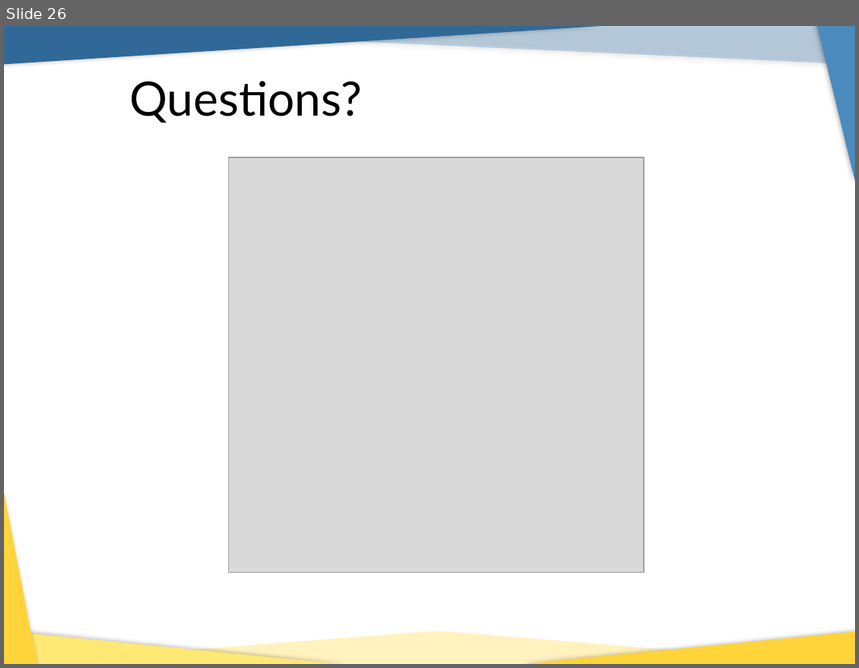
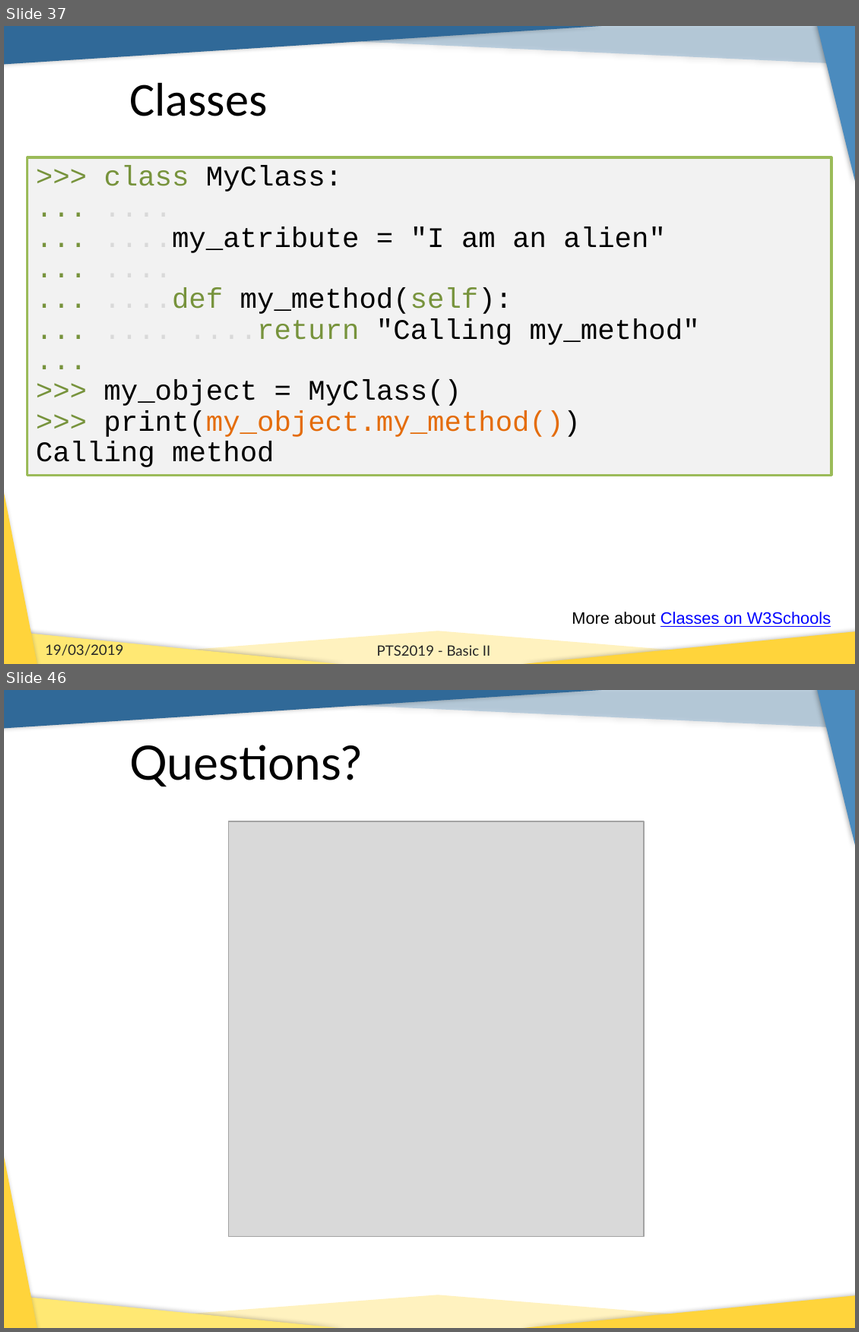
Before and after one commit to b1quint/Python-Tutorial-Series, a slide deck: Presentations/PTS2019_Basics_II.pptx. Shown one above the other, each under a label of ours: slide 26 before the commit, slides 37 and 46 after it; the slides between them are not shown. The pictures are 859x668 and 859x1332 pixels, drawn with LibreOffice and Linux fonts; fonts in the diff are those of the drawing; grey boxes stand for pictures; background and template pictures are left out. Boxes give left, top, right and bottom in pixels: in the first picture for what was removed or moved away, otherwise in the second. Text is boxed around its words. In the diff, an @@ line names an element or a change of style, - is before the commit and + after.

Commit message:
Update Basics II

```diff
--- a/Presentations/PTS2019_Basics_II.pptx
+++ b/Presentations/PTS2019_Basics_II.pptx
@@ slide 37 added at bbox=[4, 26, 855, 664], background #FFFFFF; not listed: 8 template elements that a slide beside it also shows @@
@@ title added at bbox=[129, 82, 267, 116], 40 pt, text #000000 @@
+Classes
@@ rectangle added at bbox=[28, 158, 832, 476], fill #F2F2F2, outline #9BBB59 2 pt, 24 pt, text #000000 @@
+>>> class MyClass:
+... ....
+... ....my_atribute = "I am an alien"
+... ....
+... ....def my_method(self):
+... .... ....return "Calling my_method"
+...
+>>> my_object = MyClass()
+>>> print(my_object.my_method())
+Calling method
@@ text added at bbox=[572, 612, 831, 627], 14 pt, text #0000FF, underline @@
+More about Classes on W3Schools
@@ text added at bbox=[45, 645, 123, 656], 12 pt, text #262626 @@
+19/03/2019
@@ text added at bbox=[377, 645, 490, 656], 12 pt, text #262626 @@
+PTS2019 - Basic II
@@ what was slide 26 is now slide 46 @@
```
Also in this commit, not shown: 24 slides changed, 19 other slides added.
